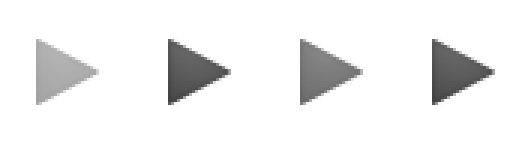
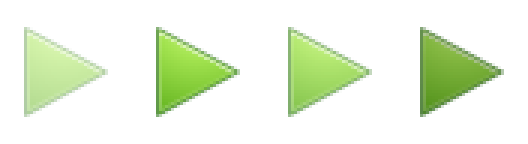
Revision of a layered 528 x 144 image; what changed, layer by layer:
added layer "Eingefügte Ebene #4" above "Eingefügte Ebene #3" over (x1=420, y1=27, x2=504, y2=117)
added layer "Eingefügte Ebene #3" above "Eingefügte Ebene #2" over (x1=288, y1=27, x2=372, y2=117)
added layer "Eingefügte Ebene #2" above "Eingefügte Ebene #1" over (x1=156, y1=27, x2=240, y2=117)
added layer "Eingefügte Ebene #1" (50%) above "Eingefügte Ebene-Kopie #2" over (x1=24, y1=27, x2=108, y2=117)
hid "Eingefügte Ebene-Kopie #2" over (x1=432, y1=39, x2=495, y2=105)
hid "Eingefügte Ebene-Kopie #1" over (x1=300, y1=39, x2=363, y2=105)
hid "Eingefügte Ebene-Kopie" over (x1=168, y1=39, x2=231, y2=105)
hid "Eingefügte Ebene" over (x1=36, y1=39, x2=99, y2=105)
